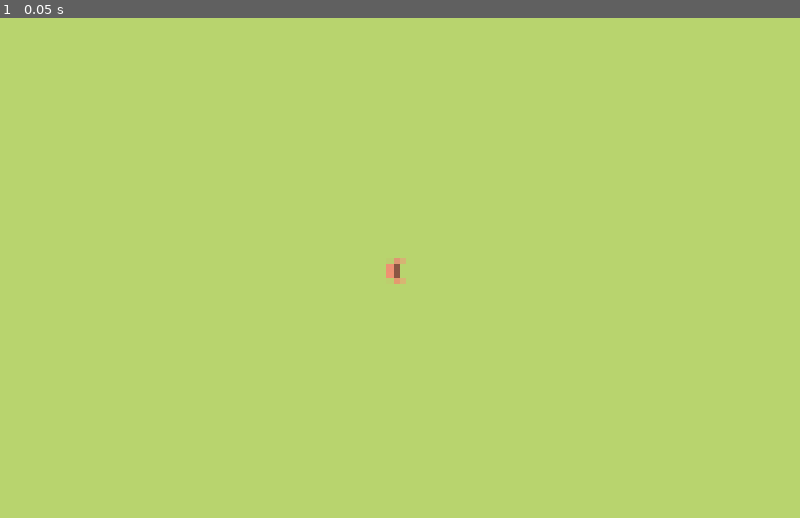
Above: before the commit, frame 1.
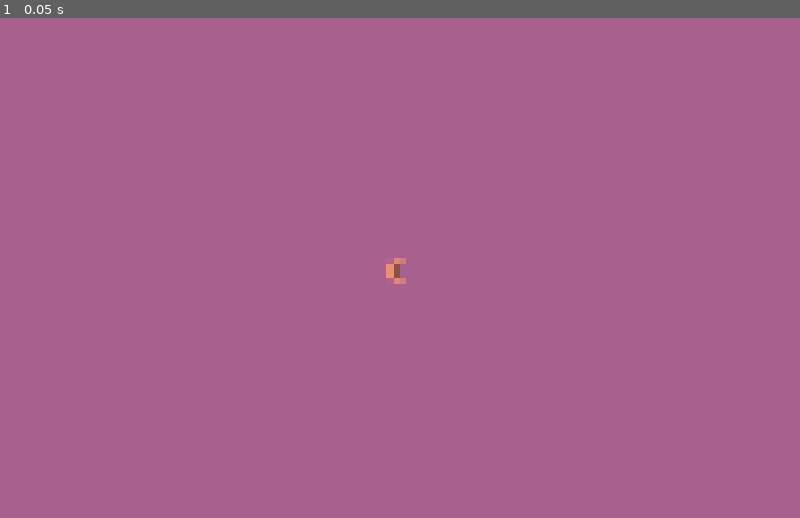
Above: after the commit, the same moment.

Repository: some-whaat/pretty_terrain
Game: Godot game, scene res://world.tscn
Same seed, same stepped clock (60 frames per second), same inputs: the game is played once before the commit and once after it.
Inputs:
- Up to frame 1 (0.05 s): no input

The runs differ from the first frame. In frame 1, 100% of the frame differs, in the area x 0-100%, y 0-100%.

Commit message:
tweaks

Diff:
--- a/ant_simulation.gd
+++ b/ant_simulation.gd
@@ -3,11 +3,11 @@
 @export var world_bounds := Rect2(-2800.0, -1800.0, 5600.0, 3600.0)
 @export_range(1.0, 1000.0, 1.0) var separation_radius := 150.0
 @export_group("Trail Sensing")
-@export_range(1.0, 600.0, 1.0) var sensor_distance := 220.0
-@export_range(1.0, 160.0, 1.0) var sensor_angle_degrees := 72.0
+@export_range(1.0, 600.0, 1.0) var sensor_distance := 333.0
+@export_range(1.0, 160.0, 1.0) var sensor_angle_degrees := 88.0
 @export_range(32, 4096, 32) var sensor_sample_budget := 512
 @export_range(0.0, 1.0, 0.01) var trail_threshold := 0.04
-@export_range(0.0, 1.0, 0.01) var trail_follow_strength := 0.78
+@export_range(0.0, 1.0, 0.01) var trail_follow_strength := 1. # 0.78
 
 const COMPUTE_SHADER_PATH := "res://shader/ant_movement.glsl"
 const AGENT_BYTES := 48
--- a/ant_trays_manager.gd
+++ b/ant_trays_manager.gd
@@ -17,7 +17,7 @@
 const DISPLAY_SHADER_PATH := "res://shader/trail_display.gdshader"
 const MAX_STAMPS := 512
 const WORKGROUP_SIZE := 8
-const TRAIL_FORMAT := RenderingDevice.DATA_FORMAT_R8G8B8A8_UNORM
+const TRAIL_FORMAT := RenderingDevice.DATA_FORMAT_R8G8B8A8_UNORM # RenderingDevice.DATA_FORMAT_R32G32B32A32_UINT # othervise it does not fade properly
 const TRAIL_USAGE := RenderingDevice.TEXTURE_USAGE_SAMPLING_BIT | RenderingDevice.TEXTURE_USAGE_STORAGE_BIT
 
 var _display_texture: Texture2DRD
@@ -289,7 +289,7 @@
     if not mouse_bytes.is_empty():
         _rd.buffer_update(_stamp_buffer, 0, mouse_bytes.size(), mouse_bytes)
     var safe_delta := clampf(delta, 0.0, 0.1)
-    var fade := exp(-log(2.0) * safe_delta / maxf(fade_half_life_seconds, 0.01))
+    var fade := 0.99999 # exp(-log(2.0) * safe_delta / maxf(fade_half_life_seconds, 0.01))
     var params := PackedByteArray()
     params.resize(96)
     params.encode_float(0, safe_delta)
--- a/gradient.tres
+++ b/gradient.tres
@@ -3,7 +3,8 @@
 [ext_resource type="Shader" uid="uid://c1f7g2etegw1c" path="res://shader/gnome_gray.gdshader" id="1_r3vww"]
 
 [sub_resource type="Gradient" id="Gradient_qi8k3"]
-colors = PackedColorArray(0.5873334, 0.38091686, 0.76238, 1, 0.9833388, 0.5927965, 0.4653105, 1)
+offsets = PackedFloat32Array(1)
+colors = PackedColorArray(0.9833388, 0.5927965, 0.4653105, 1)
 
 [sub_resource type="GradientTexture1D" id="GradientTexture1D_h8kit"]
 gradient = SubResource("Gradient_qi8k3")
--- a/world.tscn
+++ b/world.tscn
@@ -8,13 +8,13 @@
 
 [sub_resource type="Gradient" id="Gradient_oav7h"]
 interpolation_mode = 2
-offsets = PackedFloat32Array(0, 0.615)
+offsets = PackedFloat32Array(0.645614, 0.79298246)
 colors = PackedColorArray(1, 1, 1, 1, 1, 1, 1, 0)
 
 [sub_resource type="GradientTexture2D" id="GradientTexture2D_aqk2v"]
 gradient = SubResource("Gradient_oav7h")
-width = 33
-height = 33
+width = 11
+height = 11
 fill = 1
 fill_from = Vector2(0.51428574, 0.51607144)
 
@@ -37,7 +37,9 @@
 
 [node name="AntTraysManager" type="Sprite2D" parent="." unique_id=735305506]
 script = ExtResource("1_aqk2v")
+trail_color = Color(0.66, 0.37620002, 0.5606701, 1)
 trace_drawing_texture = SubResource("GradientTexture2D_aqk2v")
+brush_size_world = 55.0
 
 [node name="AntSimulation" type="Node" parent="." unique_id=1112912811]
 script = ExtResource("6_ant_sim")
Not shown, changed: shader/trail_update.glsl
